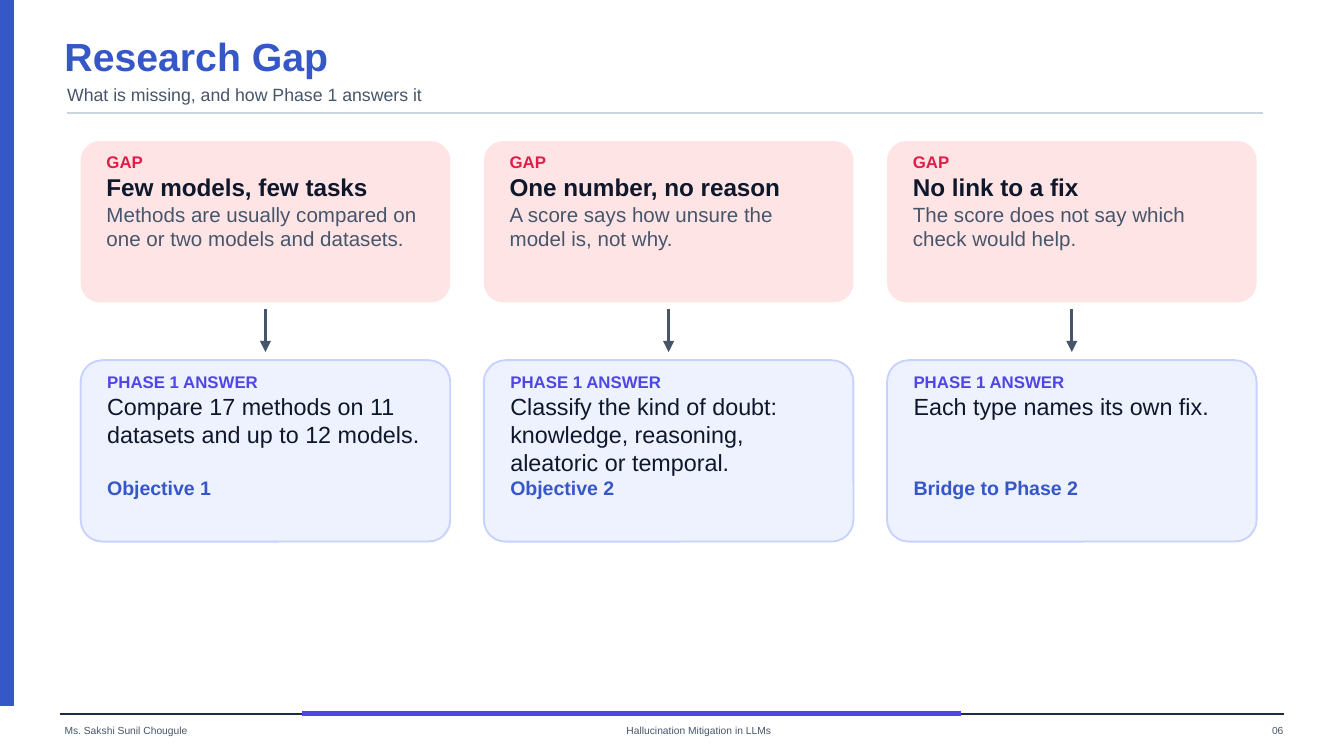
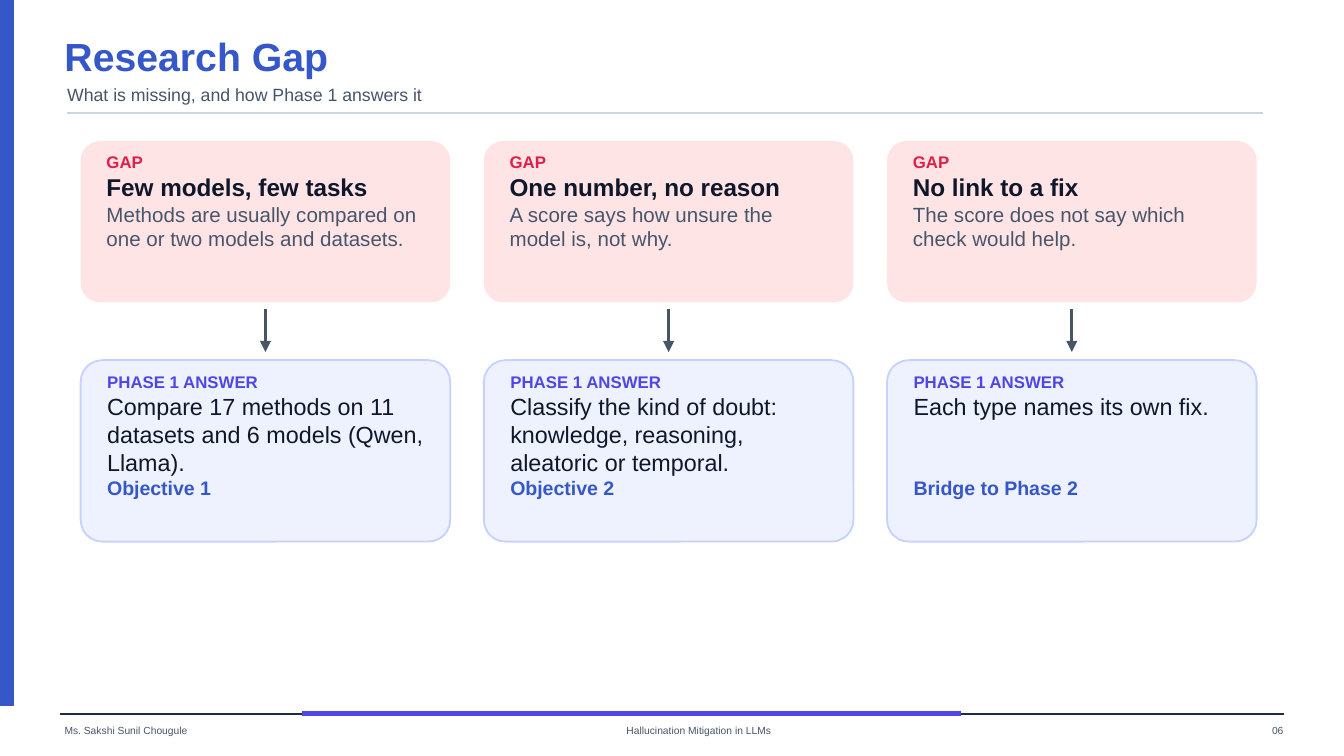
Before and after one commit to Hemant-Shashikant-Yadav/LLM-Hallucination, a slide deck: slide 6 of uncertainty/presentation/Phase1_Uncertainty_Study.pptx. Drawn at 1344x756 pixels with LibreOffice and Linux fonts; fonts in the diff are those of the drawing. Boxes give left, top, right and bottom in pixels: in the first picture for what was removed or moved away, otherwise in the second. Text is boxed around its words. In the diff, an @@ line names an element or a change of style, - is before the commit and + after.

```diff
--- a/uncertainty/presentation/Phase1_Uncertainty_Study.pptx
+++ b/uncertainty/presentation/Phase1_Uncertainty_Study.pptx
@@ text in rounded rectangle at [107, 398, 423, 476]: text changed @@
-Compare 17 methods on 11 datasets and up to 12 models.
+Compare 17 methods on 11 datasets and 6 models (Qwen, Llama).
```
Also in this commit, not shown: 9 other slides changed, 1 slide removed, 3 other files.
